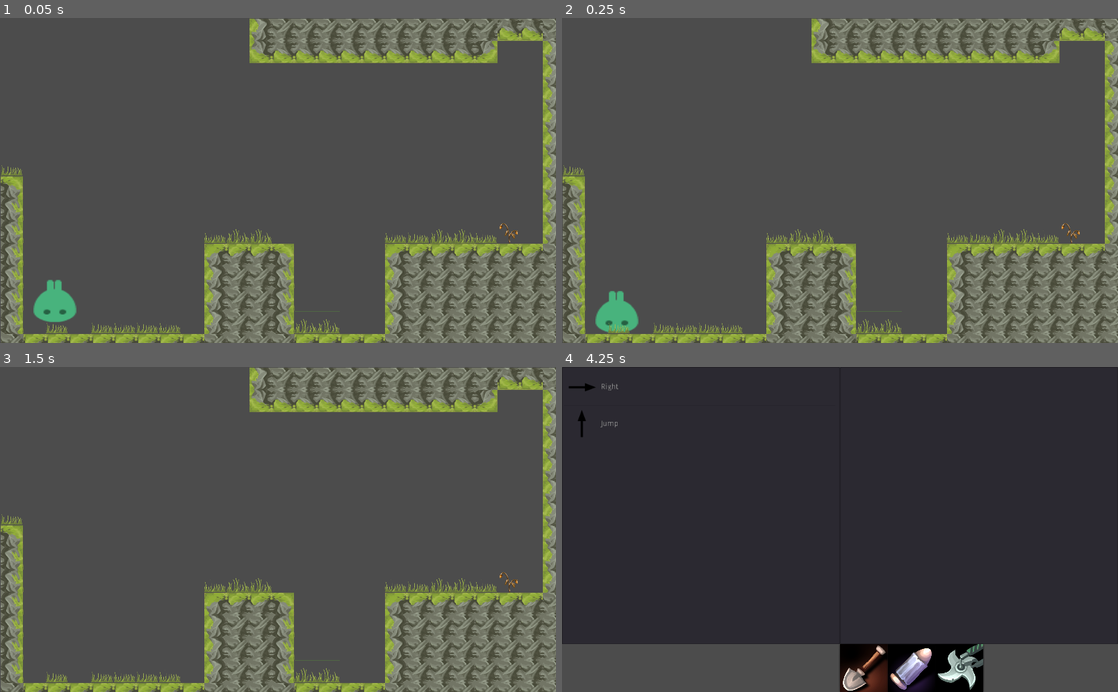
Above: before the commit, frames 1-4 (two rows, left to right).
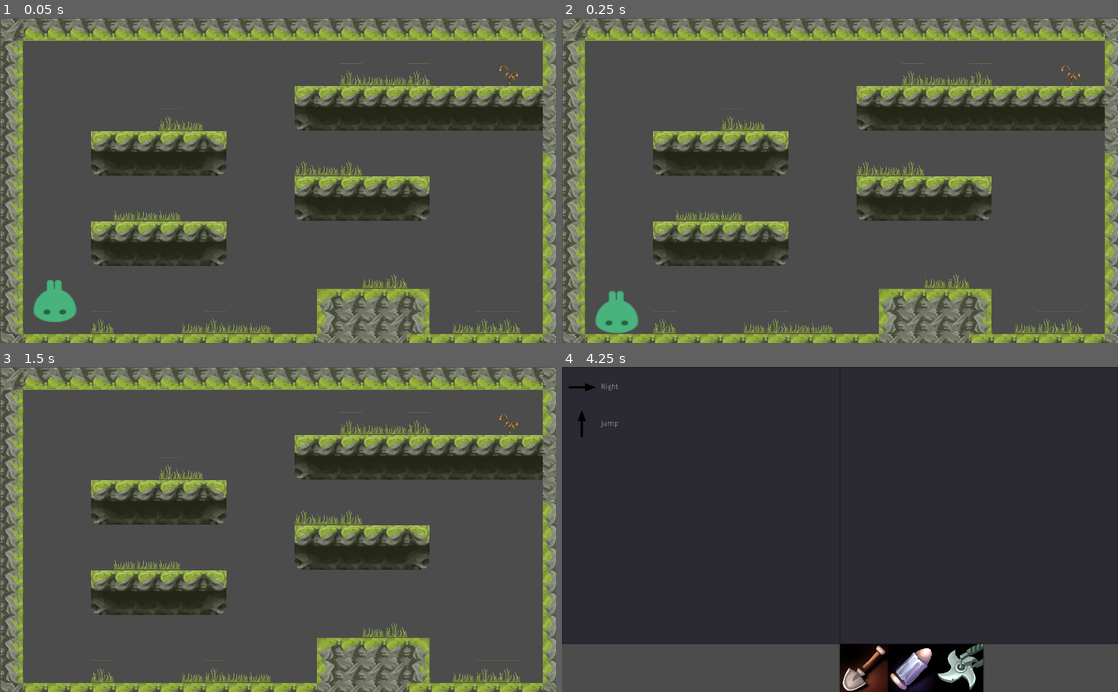
Above: after the commit, the same moments.

Repository: onsetsu/GameJam6
Game: Godot game, scene res://Scenes/MainLevel.tscn
Same seed, same stepped clock (60 frames per second), same inputs: the game is played once before the commit and once after it.
Inputs:
- Up to frame 1 (0.05 s): no input
- Up to frame 2 (0.25 s): no input
- Up to frame 3 (1.5 s): tap Enter (perform_action) at 0.5, 1.35 s; hold D (dig) 0.53-1.28 s; hold Right (right) from 0.53 s (still down); tap Space (jump) at 0.77, 1.25 s
- Up to frame 4 (4.25 s): tap Space (jump) at 1.52, 2.75, 3.02, 3.77 s; tap Enter (perform_action) at 2, 3.5, 3.6 s; release Right (right) at 2.03 s; hold Left (left) 2.03-2.78 s; hold G (toggle_gravity) 2.03-2.78 s; hold Right (right) from 2.78 s (still down); tap D (dig) at 2.85 s; tap Escape (ui_cancel) at 4.15 s

The runs differ from the first frame. In frame 1, 36% of the frame differs, in the area x 0-100%, y 0-100%; in frame 2, 36%; in frame 3, 36%; in frame 4, nothing differs.

Commit message:
Stuff

Diff:
--- a/GameOneButton/Actions.tscn
+++ b/GameOneButton/Actions.tscn
@@ -5,7 +5,7 @@
 [ext_resource path="res://Sprites/OneButtonSprites/actions/left.png" type="Texture" id=3]
 [ext_resource path="res://Sprites/OneButtonSprites/actions/right.png" type="Texture" id=4]
 [ext_resource path="res://Sprites/OneButtonSprites/EngineeringCraftIcons_bg/engeniring_28_b.png" type="Texture" id=5]
-[ext_resource path="res://Sprites/OneButtonSprites/EngineeringCraftIcons_bg/engeniring_01_b.PNG" type="Texture" id=6]
+[ext_resource path="res://Sprites/OneButtonSprites/EngineeringCraftIcons_bg/engeniring_04_b.png" type="Texture" id=6]
 
 [node name="Node" type="Node"]
 
--- a/GameOneButton/Scripts/InputManager.gd
+++ b/GameOneButton/Scripts/InputManager.gd
@@ -12,6 +12,7 @@
 const prefab_path = "res://Scenes/prefabs/ActionContainer.tscn"
 var prefab_scene = preload(prefab_path)
 onready var item_prefab = prefab_scene
+var player
 
 func set_actions(actions):
 	self.actions = actions
@@ -32,6 +33,11 @@
 	if has_item:
 		list_highlight.rect_position = list_items[index].rect_position
 
+func update_items():
+	for action_index in range(actions.size()):
+		var item = list_items[action_index]
+		item.get_node("Item").scale.y = player.gravity_multiplyer
+
 func _process(delta):
 	if index >= actions.size(): return
 	var action = actions[index].id
@@ -51,6 +57,7 @@
 	var list_root = get_node("../ActionList")
 	list = list_root.get_node("List")
 	list_highlight = list_root.get_node("Highlight")
+	player = get_node("../Player")
 	update_indicator()
 
 # Called every frame. 'delta' is the elapsed time since the previous frame.
--- a/GameOneButton/Scripts/LevelSingleton.gd
+++ b/GameOneButton/Scripts/LevelSingleton.gd
@@ -4,7 +4,7 @@
 # var a = 2
 # var b = "text"
 var amount_of_levels = 3
-var current_level = 2
+var current_level = 3
 
 # Called when the node enters the scene tree for the first time.
 func _ready():
